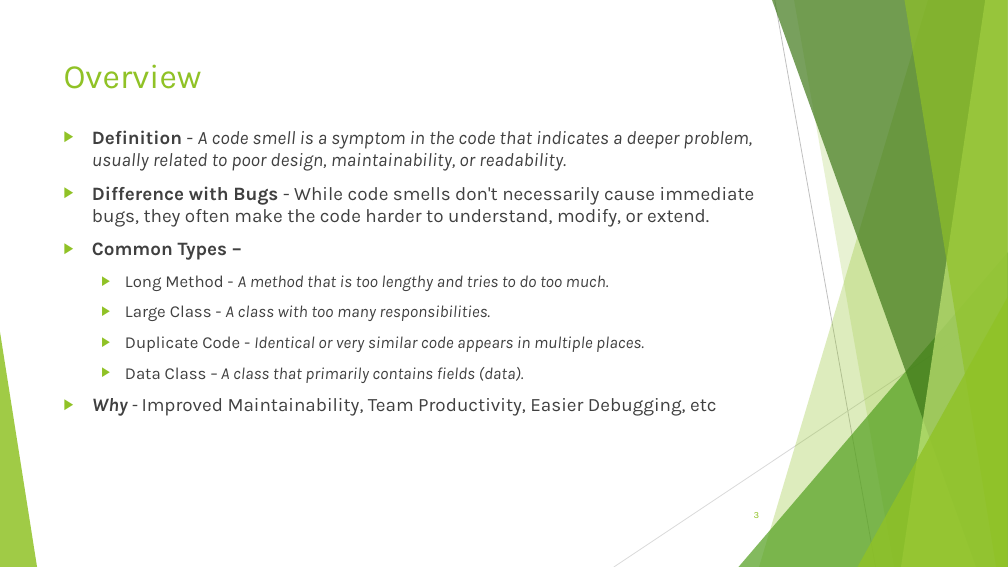
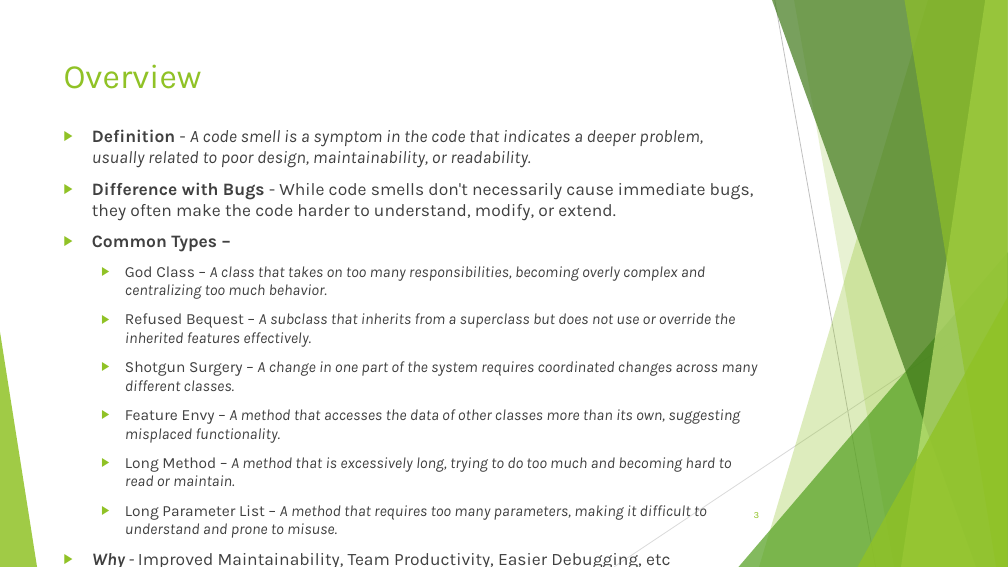
Before and after one commit to SilverDragonOfR/CodeSmell-3, a slide deck: slide 3 of CodeSmell.pptx. Drawn at 1008x567 pixels with LibreOffice and Linux fonts; fonts in the diff are those of the drawing. Boxes give left, top, right and bottom in pixels: in the first picture for what was removed or moved away, otherwise in the second. Text is boxed around its words. In the diff, an @@ line names an element or a change of style, - is before the commit and + after.

```diff
--- a/CodeSmell.pptx
+++ b/CodeSmell.pptx
@@ text at (92,129,754,252): size 18 to 16.6 pt in "Definition - A code smell is a ...", "Difference with Bugs - While code smells ...", "Common Types –", "Why - Improved Maintainability, Team Productivity, Easier ..." @@
@@ text at (125,266,757,538): text changed; size 16 to 14.8 pt @@
-  ▶ Long Method - A method that is too lengthy and tries to do too much.
-  ▶ Large Class - A class with too many responsibilities.
-  ▶ Duplicate Code - Identical or very similar code appears in multiple places.
-  ▶ Data Class – A class that primarily contains fields (data).
+  ▶ God Class – A class that takes on too many responsibilities, becoming overly complex and centralizing too much behavior.
+  ▶ Refused Bequest – A subclass that inherits from a superclass but does not use or override the inherited features effectively.
+  ▶ Shotgun Surgery – A change in one part of the system requires coordinated changes across many different classes.
+  ▶ Feature Envy – A method that accesses the data of other classes more than its own, suggesting misplaced functionality.
+  ▶ Long Method – A method that is excessively long, trying to do too much and becoming hard to read or maintain.
+  ▶ Long Parameter List – A method that requires too many parameters, making it difficult to understand and prone to misuse.
```
Also in this commit, not shown: 3 other slides changed, 1 slide added, 1 slide removed, 42 other files.
